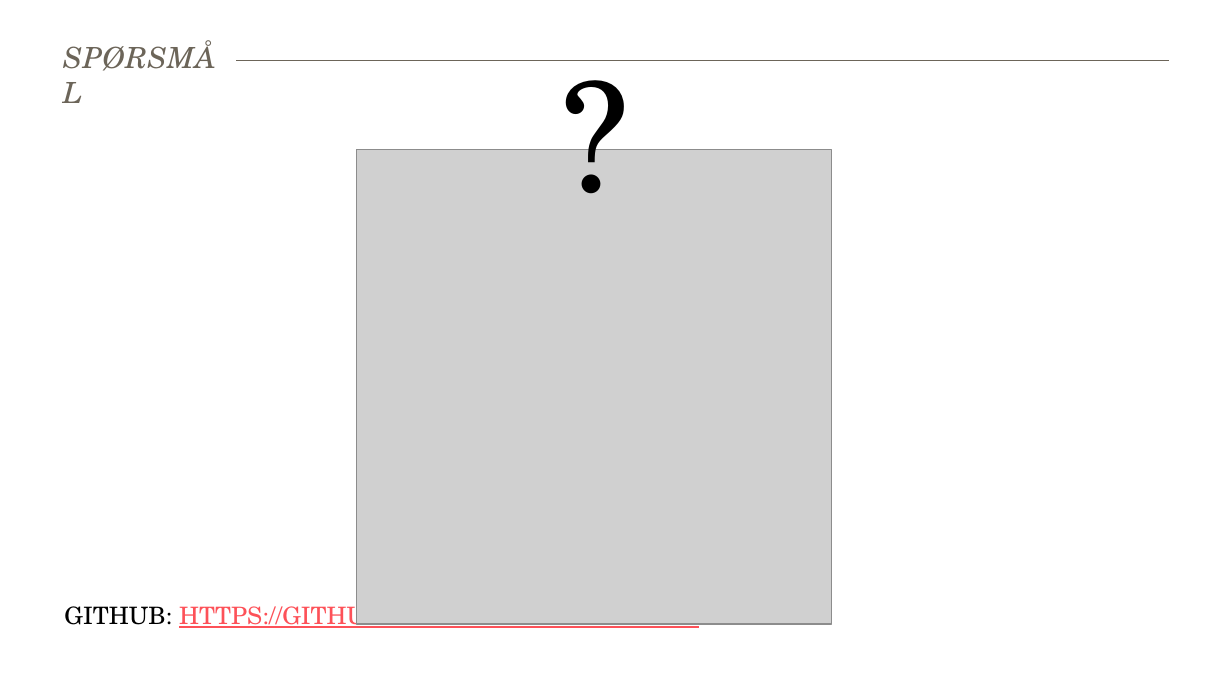
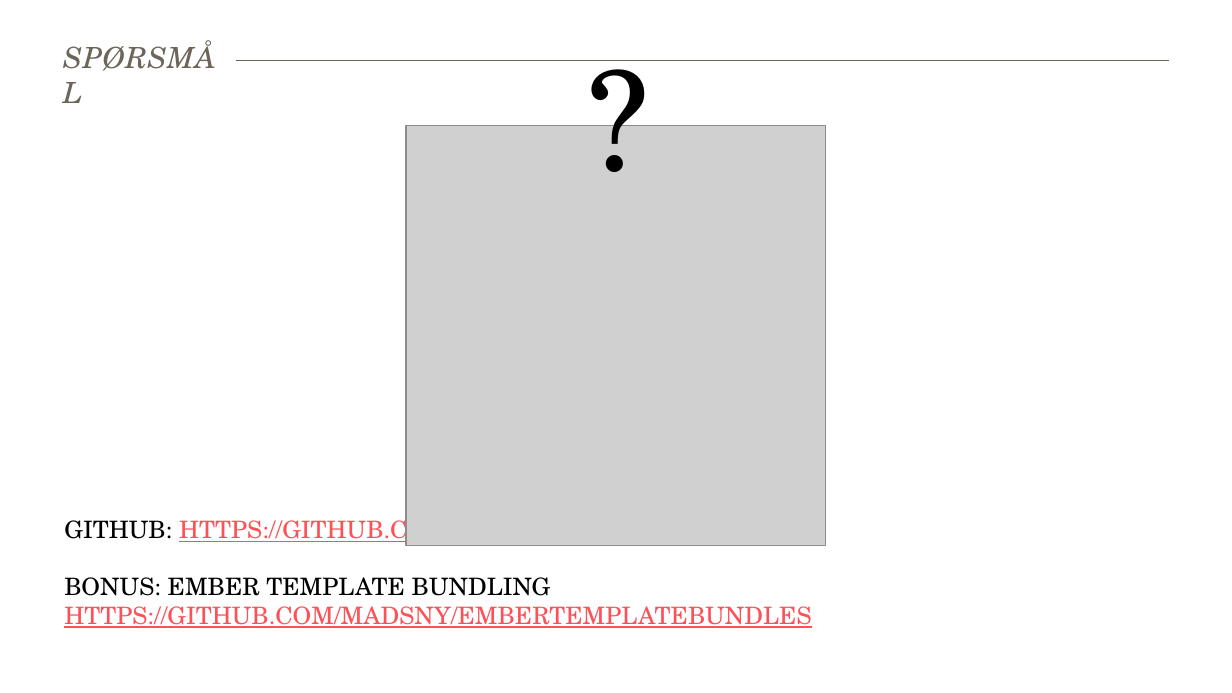
Before and after one commit to skjelbek/fagdag, a slide deck: slide 5 of EmberJS.pptx. Drawn at 1232x693 pixels with LibreOffice and Linux fonts; fonts in the diff are those of the drawing; grey boxes stand for pictures. Boxes give left, top, right and bottom in pixels: in the first picture for what was removed or moved away, otherwise in the second. Text is boxed around its words. In the diff, an @@ line names an element or a change of style, - is before the commit and + after.

Commit message:
Added some small points to PowerPoint and found the align center button so images are 100% perfectly in the middle of the screen

```diff
--- a/EmberJS.pptx
+++ b/EmberJS.pptx
@@ text "?": place and size @@
-text "?" at [549,34,589,229]
+text "?" at [577,28,616,207]
@@ text "?" at [577,28,616,207]: size 88 to 80 pt @@
@@ picture: place and size @@
-picture at [357,149,832,623]
+picture at [407,126,827,546]
@@ text at [64,577,811,628]: paragraph added @@
+BONUS: EMBER TEMPLATE BUNDLING HTTPS://GITHUB.COM/MADSNY/EMBERTEMPLATEBUNDLES
```
Also in this commit, not shown: 2 other slides changed.
